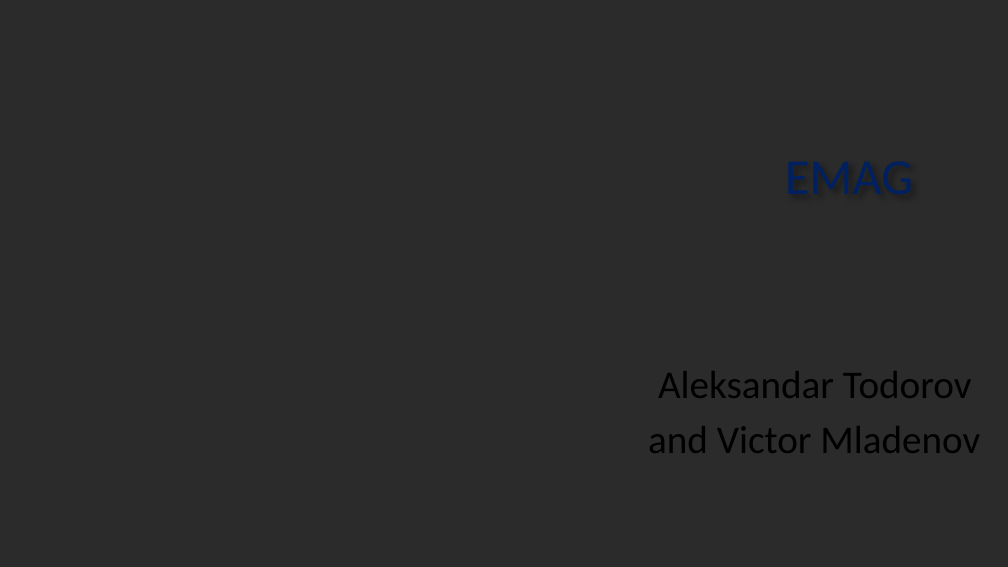
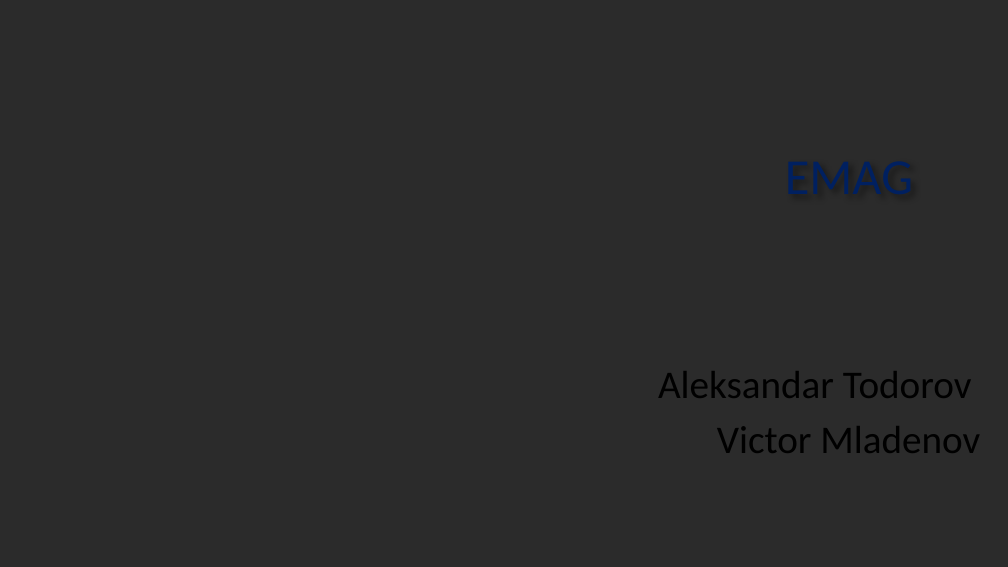
Before and after one commit to atodorov1994/emag_, a slide deck: slide 1 of emag_Presentation.pptx. Drawn at 1008x567 pixels with LibreOffice and Linux fonts; fonts in the diff are those of the drawing; background and template pictures are left out; a plain dark background stands for a picture behind light text. Boxes give left, top, right and bottom in pixels: in the first picture for what was removed or moved away, otherwise in the second. Text is boxed around its words. In the diff, an @@ line names an element or a change of style, - is before the commit and + after.

```diff
--- a/emag_Presentation.pptx
+++ b/emag_Presentation.pptx
@@ subtitle at (x1=717, y1=426, x2=980, y2=453): text changed @@
-and Victor Mladenov
+Victor Mladenov
```
Also in this commit, not shown: 1 other slide changed, 3 slides added, 13 other files.
